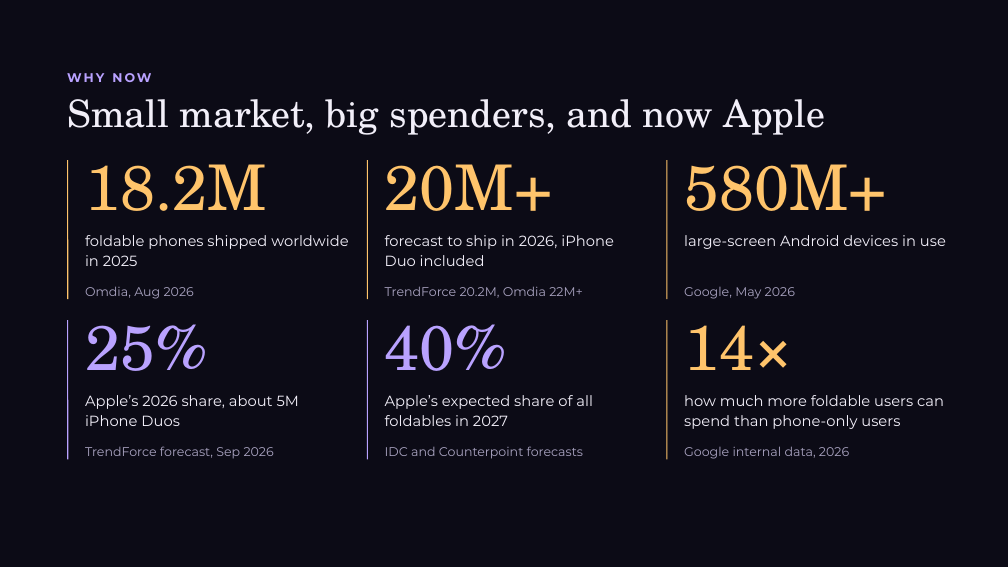
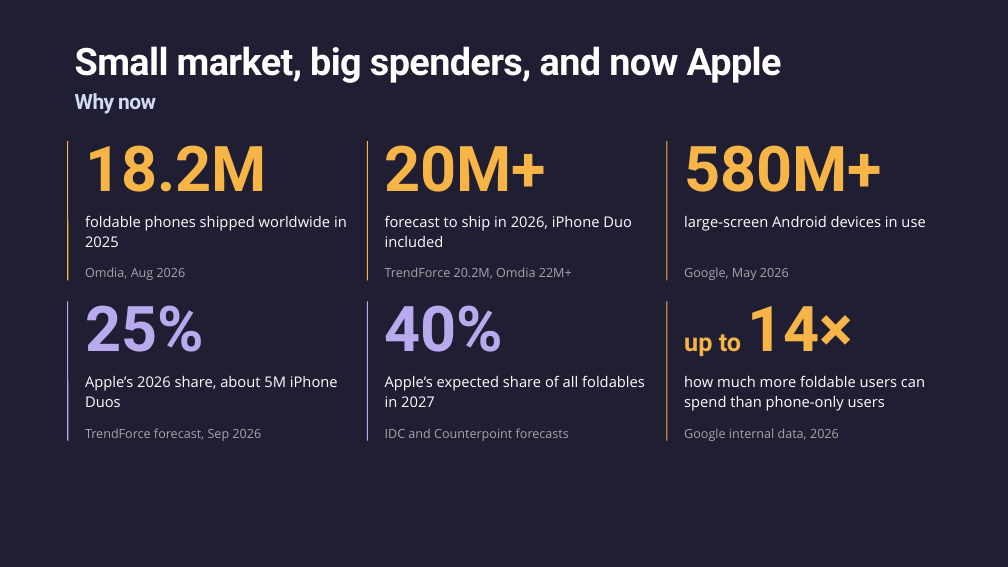
Before and after one commit to jsuarezruiz/dotnetconf2026-avalonia-foldables, a slide deck: slide 5 of Unfold Your UI Foldable Apps with .NET and Avalonia.pptx (slide 4 before the commit). Drawn at 1008x567 pixels with LibreOffice and Linux fonts; fonts in the diff are those of the drawing. Boxes give left, top, right and bottom in pixels: in the first picture for what was removed or moved away, otherwise in the second. Text is boxed around its words. In the diff, an @@ line names an element or a change of style, - is before the commit and + after.

```diff
--- a/Unfold Your UI Foldable Apps with .NET and Avalonia.pptx
+++ b/Unfold Your UI Foldable Apps with .NET and Avalonia.pptx
@@ background #0C0B16 to #1F1E32 @@
@@ title "Small market, big spenders, and ...": place and size @@
-title "Small market, big spenders, and ..." at (67, 99, 825, 135)
+title "Small market, big spenders, and ..." at (75, 46, 782, 83)
@@ title "Small market, big spenders, and ..." at (75, 46, 782, 83): font TeX Gyre Schola to Roboto, text colour #F2EFF9 to #FEFFFE, letter spacing 0 to -0.6 pt, bold on; line spacing 39.6pt to 34pt @@
@@ text at (75, 93, 156, 114): text changed; size 12 to 20 pt; font Montserrat to Roboto; text colour #B9A2FF to gradient #D2DBF5 to #8A95B6 @@
-WHY NOW
+Why now
@@ line (68, 141) - (68, 281): stroke #FFC46B 1 pt to #F7B548 1 pt @@
@@ line (368, 141) - (368, 281): stroke #FFC46B 1 pt to #F7B548 1 pt @@
@@ line (667, 141) - (667, 281): stroke #FFC46B 1 pt to #F7B548 1 pt @@
@@ font TeX Gyre Schola to Roboto, text colour #FFC46B to #F7B548, bold on in 3 elements at (85, 145, 267, 192), (385, 145, 547, 192), (684, 145, 882, 192) @@
@@ line (68, 302) - (68, 441): stroke #B9A2FF 1 pt to #B9AAEE 1 pt @@
@@ text "25%" at (85, 305, 204, 352): font TeX Gyre Schola to Roboto, text colour #B9A2FF to #B9AAEE, bold on @@
@@ line (368, 302) - (368, 441): stroke #B9A2FF 1 pt to #B9AAEE 1 pt @@
@@ text "40%" at (385, 305, 504, 352): font TeX Gyre Schola to Roboto, text colour #B9A2FF to #B9AAEE, bold on @@
@@ 17 texts, 6 lines: place and size @@
-17 texts, 6 lines at (68, 160, 946, 460)
+17 texts, 6 lines at (68, 141, 925, 441)
@@ line (667, 302) - (667, 441): stroke #FFC46B 1 pt to #F7B548 1 pt @@
@@ text at (684, 306, 853, 356): text changed; size 60 to 24 pt; font TeX Gyre Schola to Roboto; text colour #FFC46B to #F7B548; bold on @@
-14×
+up to 14×
@@ font Montserrat to Open Sans, text colour #F2EFF9 to #FFFFFF in 6 elements at (85, 215, 347, 247), (385, 215, 632, 247), (684, 216, 925, 231), (85, 376, 338, 407), (385, 375, 645, 407), (684, 375, 925, 411) @@
@@ font Montserrat to Open Sans, text colour #A9A3C0 to #A5A6A6 in 6 elements at (85, 267, 186, 280), (385, 267, 572, 279), (684, 267, 789, 280), (85, 428, 261, 441), (385, 428, 569, 441), (684, 428, 839, 441) @@
```
Also in this commit, not shown: 26 other slides changed, 2 slides added, 1 slide removed, 1 other file.
